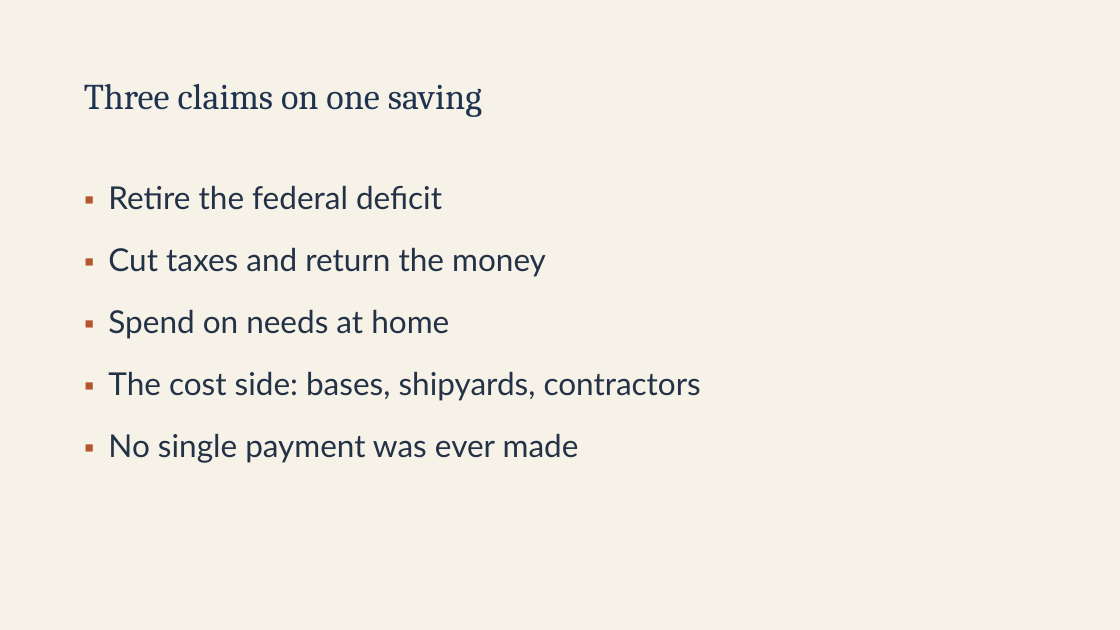
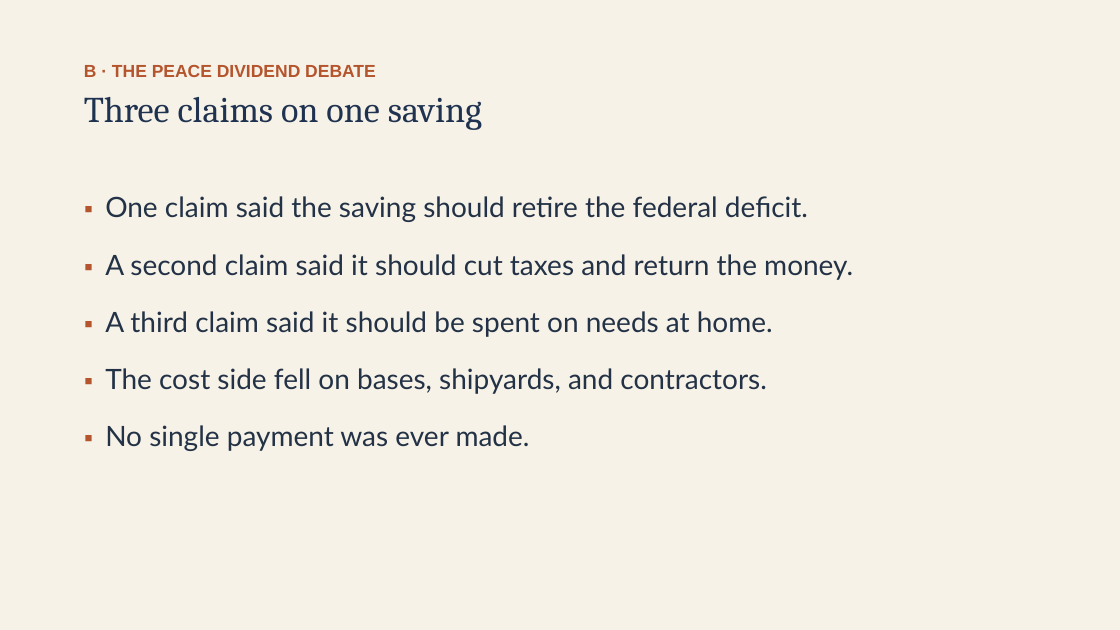
Before and after one commit to ab17gthb/humanities-curriculum-group, a slide deck: slide 8 of modern-america/lesson-03/lesson-03-slides.pptx. Drawn at 1120x630 pixels with LibreOffice and Linux fonts; fonts in the diff are those of the drawing. Boxes give left, top, right and bottom in pixels: in the first picture for what was removed or moved away, otherwise in the second. Text is boxed around its words. In the diff, an @@ line names an element or a change of style, - is before the commit and + after.

```diff
--- a/modern-america/lesson-03/lesson-03-slides.pptx
+++ b/modern-america/lesson-03/lesson-03-slides.pptx
@@ text "Three claims on one saving" moved from (x1=84, y1=84, x2=482, y2=117) to (x1=84, y1=97, x2=482, y2=130) @@
@@ text added at (x1=84, y1=65, x2=376, y2=77), 15 pt, text #B4552D, bold @@
+B · THE PEACE DIVIDEND DEBATE
@@ text at (x1=105, y1=196, x2=853, y2=451): text changed; size 27 to 24 pt @@
-▪ Retire the federal deficit
-▪ Cut taxes and return the money
-▪ Spend on needs at home
-▪ The cost side: bases, shipyards, contractors
-▪ No single payment was ever made
+▪ One claim said the saving should retire the federal deficit.
+▪ A second claim said it should cut taxes and return the money.
+▪ A third claim said it should be spent on needs at home.
+▪ The cost side fell on bases, shipyards, and contractors.
+▪ No single payment was ever made.
```
Also in this commit, not shown: 8 other slides changed, 6 other files.
